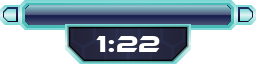
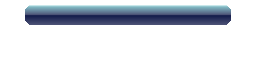
Layers edited between the first and the second 256×64 image:
hid "1:22" over [96, 36, 160, 52]
hid "time", painted on it over [65, 24, 191, 64]
hid "border" over [0, 0, 256, 30]
